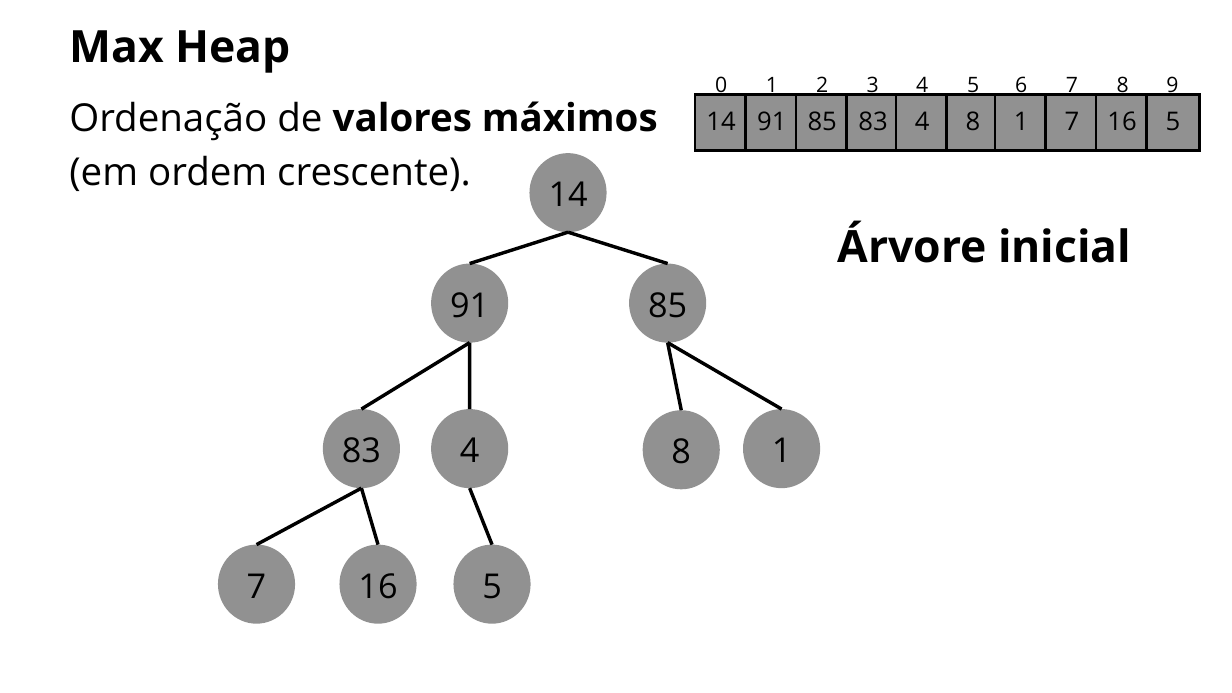
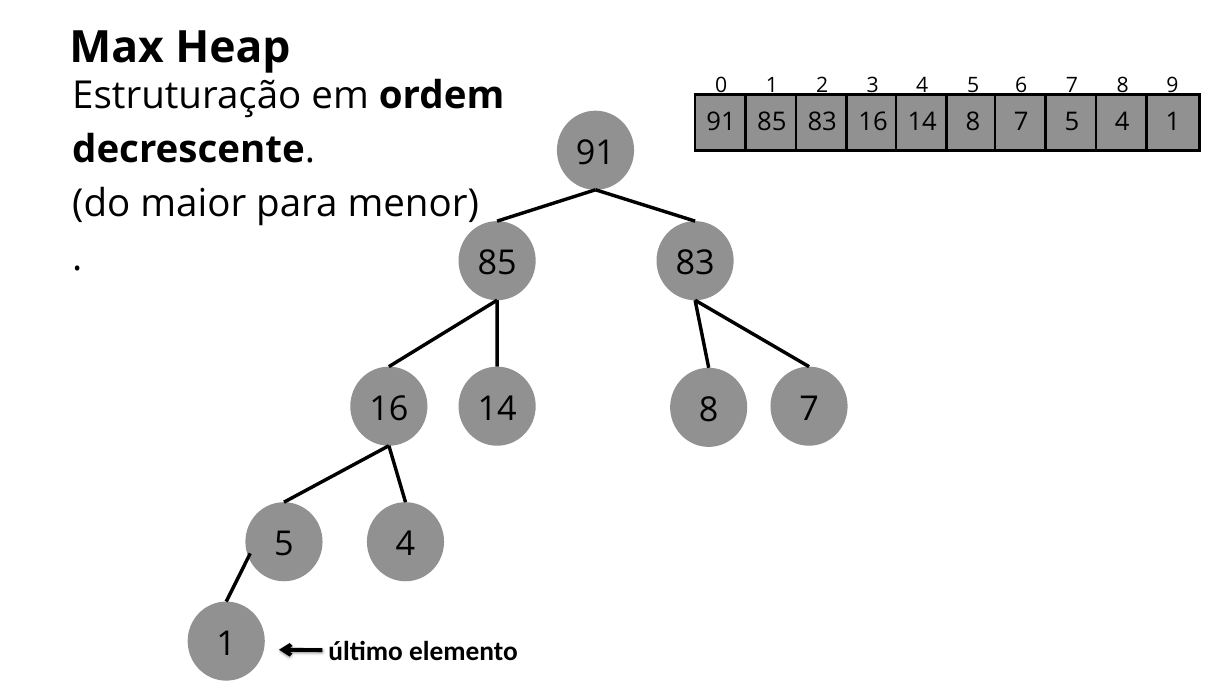
Before and after one commit to unibrasil-programacao-computadores/tp-heapsort, a slide deck: slide 78 of Heap_Sort.pptx (slide 77 before the commit). Drawn at 1232x693 pixels with LibreOffice and Linux fonts; fonts in the diff are those of the drawing. Boxes give left, top, right and bottom in pixels: in the first picture for what was removed or moved away, otherwise in the second. Text is boxed around its words. In the diff, an @@ line names an element or a change of style, - is before the commit and + after.

```diff
--- a/Heap_Sort.pptx
+++ b/Heap_Sort.pptx
@@ text at (72,78,504,226): text changed @@
-Ordenação de valores máximos
-(em ordem crescente).
+Estruturação em ordem decrescente.
+(do maior para menor)
+.
@@ text "16": place and size @@
-text "16" at (358,573,397,599)
+text "16" at (858,111,887,130)
@@ text "16" at (858,111,887,130): size 40 to 30 pt; line spacing 56pt to 42pt @@
@@ 4 texts: place and size @@
-4 texts at (757,111,1080,130)
+4 texts at (706,111,1029,130)
@@ text "5": place and size @@
-text "5" at (1166,111,1181,130)
+text "5" at (1065,111,1080,130)
@@ text "1": place and size @@
-text "1" at (1014,111,1029,130)
+text "1" at (1166,111,1181,130)
@@ text "91": place and size @@
-text "91" at (450,292,489,318)
+text "91" at (576,139,615,165)
@@ text at (908,111,937,130): text changed @@
-4
+14
@@ text at (1115,111,1130,130): text changed @@
-16
+4
@@ text removed at (549,181,588,206) @@
-14
@@ freeform shape: place and size @@
-freeform shape at (431,264,508,342)
+freeform shape at (458,221,535,300)
@@ text "85": place and size @@
-text "85" at (648,292,687,318)
+text "85" at (478,249,517,275)
@@ freeform shape: place and size @@
-freeform shape at (629,264,706,342)
+freeform shape at (657,221,734,300)
@@ text "83": place and size @@
-text "83" at (342,437,381,463)
+text "83" at (676,249,715,275)
@@ text removed at (837,221,1131,263) @@
-Árvore inicial
@@ 4 lines, 2 freeform shapes: place and size @@
-4 lines, 2 freeform shapes at (362,153,782,545)
+4 lines, 2 freeform shapes at (389,111,809,502)
@@ text "14": place and size @@
-text "14" at (706,111,735,130)
+text "14" at (478,395,517,420)
@@ text "14" at (478,395,517,420): size 30 to 40 pt; line spacing 42pt to 56pt @@
@@ text "7": place and size @@
-text "7" at (247,573,267,598)
+text "7" at (799,395,819,420)
@@ text added at (369,395,408,421), 40 pt, text #000000 @@
+16
@@ 4 lines, 3 freeform shapes, 1 text: place and size @@
-4 lines, 3 freeform shapes, 1 text at (256,232,820,545)
+4 lines, 3 freeform shapes, 1 text at (284,190,848,502)
@@ freeform shape: place and size @@
-freeform shape at (218,545,295,623)
+freeform shape at (245,502,322,581)
@@ text "5": place and size @@
-text "5" at (482,573,502,599)
+text "5" at (274,530,294,556)
@@ freeform shape: place and size @@
-freeform shape at (339,545,416,623)
+freeform shape at (367,502,444,581)
@@ text "4": place and size @@
-text "4" at (460,437,480,462)
+text "4" at (396,530,416,555)
@@ line moved from (492, 545) - (469, 488) to (226, 602) - (250, 553) @@
@@ freeform shape: place and size @@
-freeform shape at (453,545,530,623)
+freeform shape at (188,602,265,681)
@@ text "1": place and size @@
-text "1" at (772,437,792,462)
+text "1" at (216,630,236,655)
@@ arrow added from (322, 650) to (279, 650), #000000 4.5 pt @@
@@ text added at (328,640,518,661), 32 pt, text #000000, bold @@
+último elemento
```
Also in this commit, not shown: 4 other slides changed, 2 slides added, 5 slides removed.
